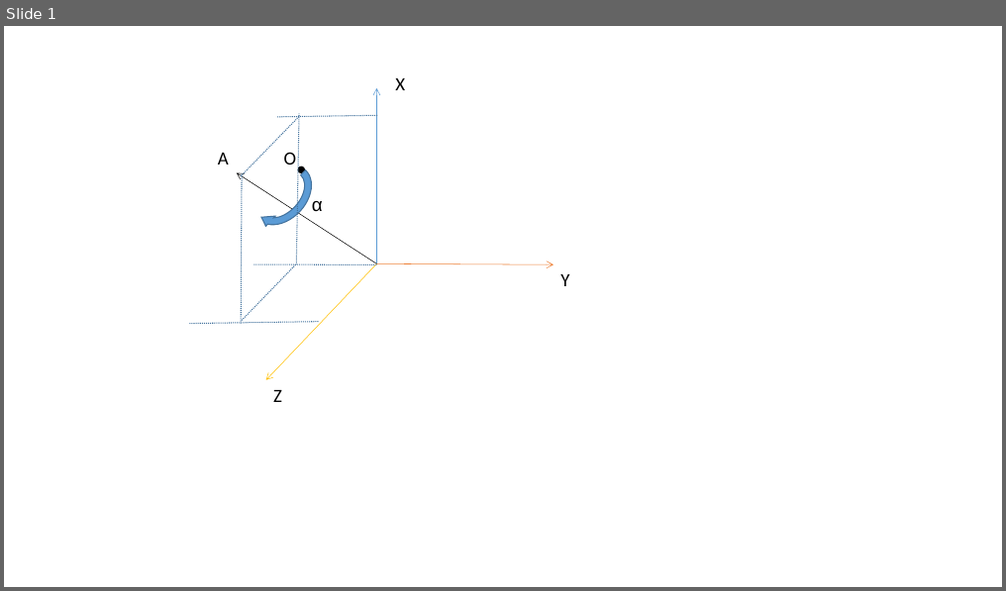
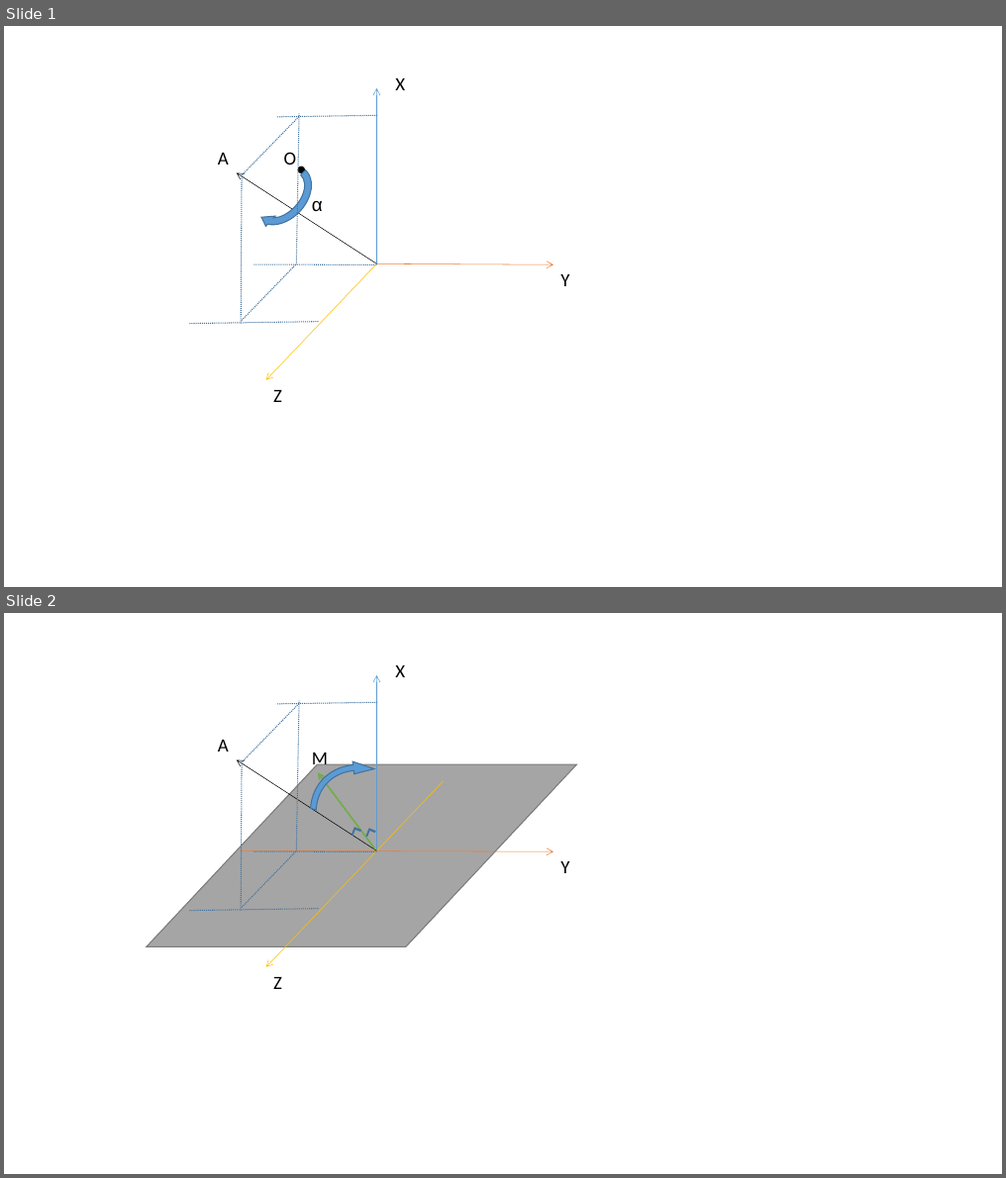
Before and after one commit to LightningBilly/3DAlgorithm, a slide deck: demos/rotate/旋转矩阵.pptx. Shown one above the other, each under a label of ours: slide 1 before the commit, slides 1 and 2 after it. The pictures are 1006x591 and 1006x1178 pixels, drawn with LibreOffice and Linux fonts; fonts in the diff are those of the drawing. Boxes give left, top, right and bottom in pixels: in the first picture for what was removed or moved away, otherwise in the second. Text is boxed around its words. In the diff, an @@ line names an element or a change of style, - is before the commit and + after.

```diff
--- a/demos/rotate/旋转矩阵.pptx
+++ b/demos/rotate/旋转矩阵.pptx
@@ slide 2 added at (4, 613, 1002, 1174), background #FFFFFF @@
@@ text added at (395, 665, 405, 677), 18 pt, text #000000 @@
+X
@@ line added from (297, 850) to (299, 700), #43739E 1 pt dashed @@
@@ arrow added from (377, 851) to (377, 675), #5B9BD5 0.5 pt @@
@@ line added from (241, 763) to (299, 703), #43739E 1 pt dashed @@
@@ line added from (277, 703) to (377, 702), #43739E 1 pt dashed @@
@@ text added at (218, 740, 229, 752), 18 pt, text #000000 @@
+A
@@ arrow added from (377, 851) to (237, 760), #000000 0.5 pt @@
@@ circular arrow added at (277, 732, 487, 940), fill #5B9BD5, outline #43739E 1 pt @@
@@ text added at (312, 750, 328, 770), 18 pt, text #000000 @@
+M
@@ parallelogram added at (147, 764, 576, 947), fill #A5A5A5, outline #7A7A7A 1 pt @@
@@ line added from (241, 911) to (242, 761), #43739E 1 pt dashed @@
@@ arrow added from (444, 781) to (266, 967), #FFC000 0.5 pt @@
@@ arrow added from (375, 850) to (318, 773), #70AD47 1.5 pt @@
@@ corner added at (352, 828, 361, 838), fill #5B9BD5, outline #43739E 1 pt @@
@@ corner added at (366, 829, 375, 838), fill #5B9BD5, outline #43739E 1 pt @@
@@ arrow added from (240, 851) to (553, 852), #ED7D31 0.5 pt @@
@@ line added from (242, 907) to (297, 851), #43739E 1 pt dashed @@
@@ line added from (254, 852) to (377, 852), #43739E 1 pt dashed @@
@@ text added at (560, 861, 569, 873), 18 pt, text #000000 @@
+Y
@@ line added from (190, 911) to (319, 909), #43739E 1 pt dashed @@
@@ text added at (273, 977, 282, 989), 18 pt, text #000000 @@
+Z
```
Also in this commit, not shown: 3 other slides added, 12 other files.
